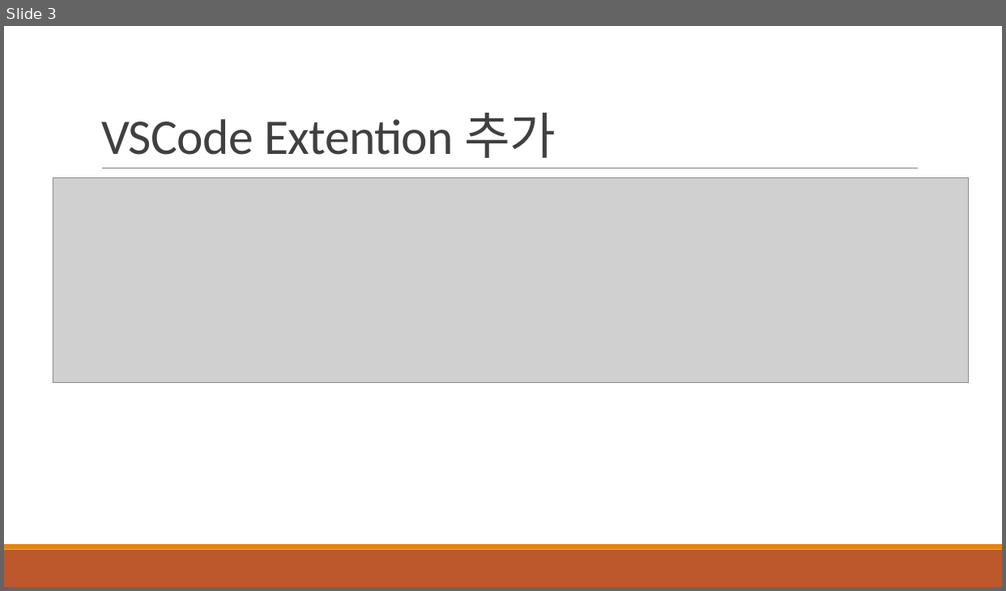
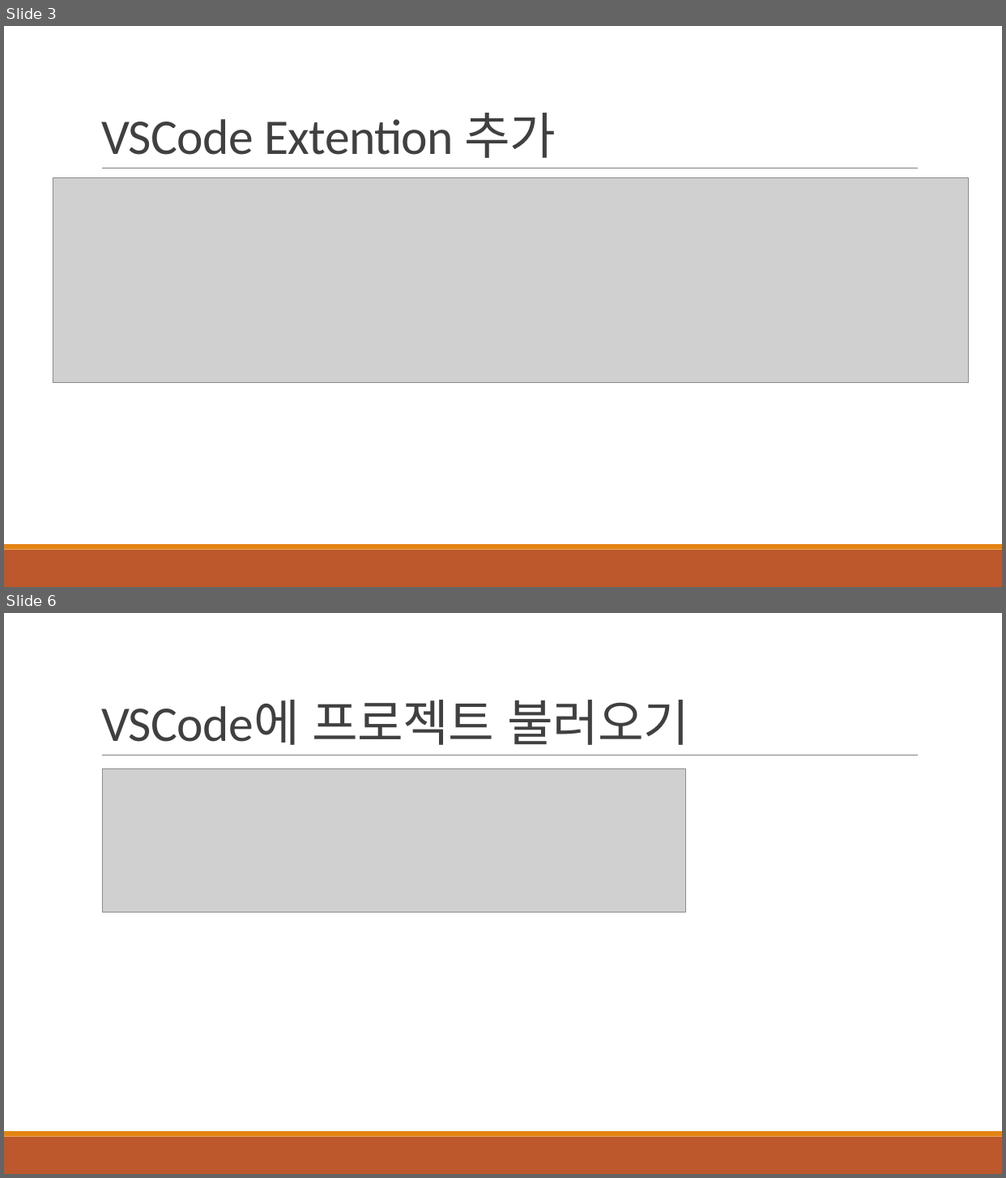
Before and after one commit to khb3025/react, a slide deck: ppt/3. 부트 프로젝트 생성.pptx. Shown one above the other, each under a label of ours: slide 3 before the commit, slides 3 and 6 after it; the slides between them are not shown. The pictures are 1006x591 and 1006x1178 pixels, drawn with LibreOffice and Linux fonts; fonts in the diff are those of the drawing; grey boxes stand for pictures. Boxes give left, top, right and bottom in pixels: in the first picture for what was removed or moved away, otherwise in the second. Text is boxed around its words. In the diff, an @@ line names an element or a change of style, - is before the commit and + after.

```diff
--- a/ppt/3. 부트 프로젝트 생성.pptx
+++ b/ppt/3. 부트 프로젝트 생성.pptx
@@ slide 6 added at (x1=4, y1=613, x2=1002, y2=1174), background #FFFFFF; not listed: 3 template elements that a slide beside it also shows @@
@@ title added at (x1=101, y1=700, x2=689, y2=745), 48 pt, text #404040 @@
+VSCode에 프로젝트 불러오기
@@ picture added at (x1=103, y1=769, x2=686, y2=913) @@
```
Also in this commit, not shown: 1 slide changed, 2 other slides added, 4 other files.
